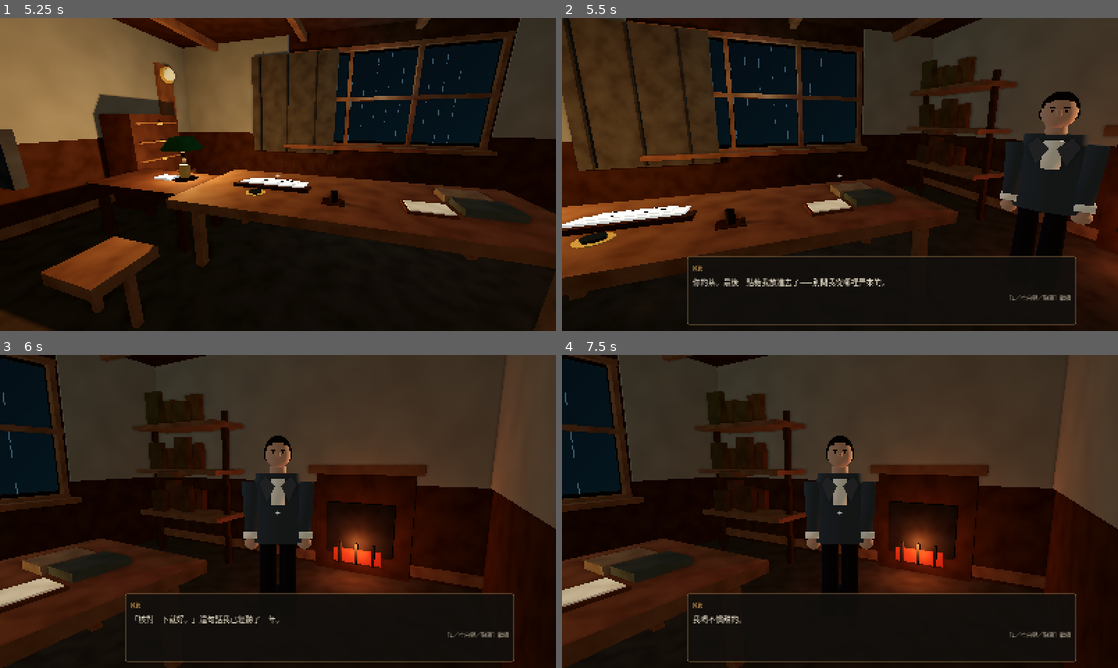
Above: before the commit, frames 1-4 (two rows, left to right).
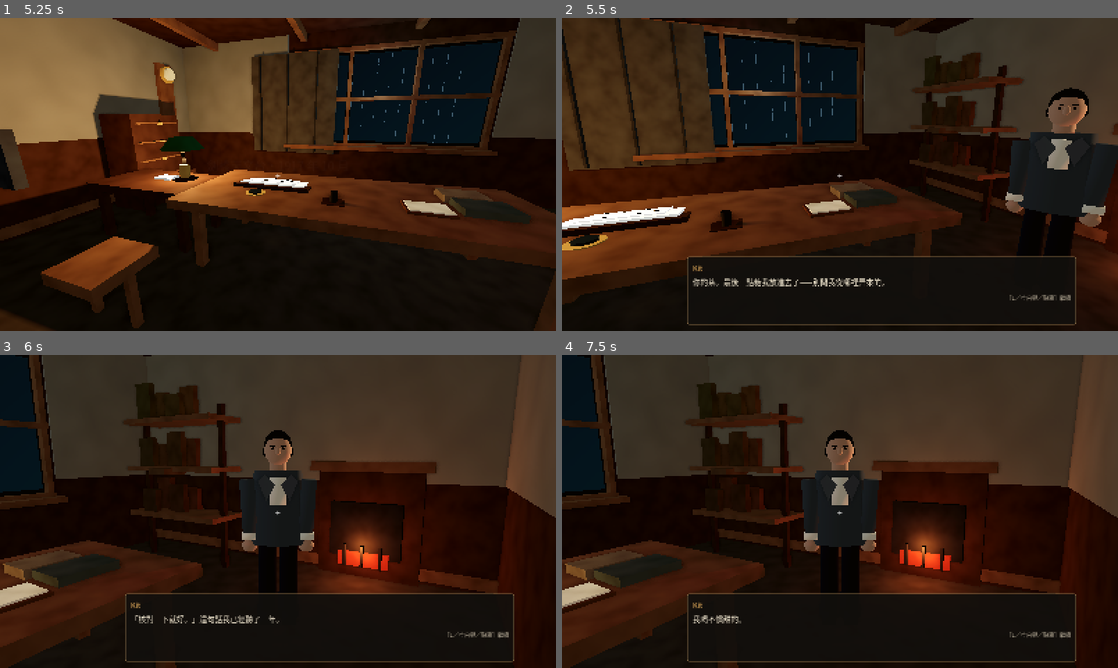
Above: after the commit, the same moments.

Repository: nurockplayer/eddington-1919
Game: Godot game, scene res://scenes/main.tscn
Two runs of this game, one before a commit and one after it. Both use one fixed random seed, a clock stepped at 60 frames per second and the inputs below.
Inputs (mouse positions are in pixels of both pictures, inside the frame that each line leads up to):
- Up to frame 1 (5.25 s): click "序章 劍橋，1917" at 0.5 s; tap Enter (ui_accept) at 1.25, 1.52, 2.75, 3.5, 4.25, 4.52 s; move the mouse to (400, 158) at 1.27 s; hold D (move_right) 1.28-2 s; hold E (interact) 1.28-2 s; click (400, 158) at 1.42 s; drag from (166, 190) to (250, 237) at 2.02 s; move the mouse to (333, 105) at 2.77 s; hold D (move_right) 2.78-3.5 s; tap Left (look_left) at 2.85 s; drag from (250, 237) to (111, 127) at 3.52 s; move the mouse to (444, 221) at 4.27 s; hold A (move_left) 4.28-5 s; tap Up (look_up) at 4.35 s; drag from (111, 127) to (194, 96) at 5.02 s
- Up to frame 2 (5.5 s): no input
- Up to frame 3 (6 s): move the mouse to (305, 511) at 5.77 s; hold S (move_back) from 5.78 s (still down); hold Space (shutter) from 5.78 s (still down); click (305, 511) at 5.92 s
- Up to frame 4 (7.5 s): release S (move_back) at 6.5 s; release Space (shutter) at 6.5 s; tap Enter (ui_accept) at 6.5 s; drag from (756, 433) to (728, 527) at 6.52 s; click "1. 「那你的糖呢？」" at 7.25 s

Frame 1 is identical in both runs. In frame 2, 11% of the frame differs, in the area x 0-100%, y 0-92%; in frame 3, 11%; in frame 4, 11%.

Commit message:
art(cambridge): people fix 1 — Eddington collar/tie, darker Ashby wool, far-speaker lens
- wool_umber #766A5D -> #4E463E (Ashby reads as dark wool, still separate from panelling)
- build_person formal regions take optional collar_drop / tie_half_width; Eddington
  uses a 6 cm collar and a 3.5 cm half-width tie over the suit's frilled shirt front
- _frame_speaker tweens the dialogue lens 55 -> 40 deg for speakers 2.5-4.5 m away
- GLBs rebuilt, G2 PASS; all 13 suites + 6-route e2e pass (2026-10-27 02:57 JST)

Co-Authored-By: Claude Opus 5.5 <noreply@anthropic.com>
Claude-Session: https://claude.ai/code/session_01WxmA3VaP65Wno4UBJsSXms

Diff:
--- a/scripts/cambridge/director.gd
+++ b/scripts/cambridge/director.gd
@@ -228,6 +228,11 @@
 	# Show the standing figure at conversation distance; keep the face in frame
 	# when a player talks from close to the actor's collision capsule.
 	var distance: float = Vector2(to_actor.x, to_actor.z).length()
+	# Far speakers get a longer lens so they don't read small behind a near figure.
+	if _lens_tween:
+		_lens_tween.kill()
+	_lens_tween = create_tween().set_trans(Tween.TRANS_SINE).set_ease(Tween.EASE_IN_OUT)
+	_lens_tween.tween_property(player.camera, "fov", lerpf(55.0, 40.0, smoothstep(2.5, 4.5, distance)), 0.4)
 	var focus_height := lerpf(1.5, 1.1, smoothstep(1.0, 2.5, distance))
 	var target := actor.global_position + Vector3(0, focus_height, 0)
 	var direction: Vector3 = target - player.camera.global_position
--- a/scripts/palette.gd
+++ b/scripts/palette.gd
@@ -33,7 +33,7 @@
 	"eye_dark": Color(0.118, 0.102, 0.090),  # structure
 	"hair_greying": Color(0.290, 0.259, 0.231),  # structure
 	"wool_slate": Color(0.376, 0.408, 0.459),  # structure
-	"wool_umber": Color(0.463, 0.416, 0.365),  # structure
+	"wool_umber": Color(0.306, 0.275, 0.243),  # structure
 	"wool_waistcoat": Color(0.286, 0.278, 0.278),  # structure
 }
 
--- a/tests/test_portrait.gd
+++ b/tests/test_portrait.gd
@@ -116,7 +116,7 @@
 		await process_frame
 	check(chapter.ui.dialog_active(), "ordinary Cambridge opening reaches dialogue")
 	await create_timer(0.5).timeout
-	check(is_equal_approx(chapter.player.camera.fov, 55.0), "dialogue settles at 55 degree FOV")
+	check(chapter.player.camera.fov >= 40.0 and chapter.player.camera.fov <= 55.0, "dialogue settles in the 40-55 degree lens range")
 	var tags: Array = []
 	for actor in [chapter.world.kit, chapter.world.mentor, chapter.world.eddington]:
 		for tag in actor.find_children("*", "Label3D", true, false):
Binary file changed: assets/models/ashby.glb
Binary file changed: assets/models/eddington_cambridge.glb
Binary file changed: docs/screens/cambridge-people/after-ashby.jpg
Binary file changed: docs/screens/cambridge-people/after-eddington.jpg
Binary file changed: docs/screens/cambridge-people/after-room.jpg
Not shown, added: scripts/totality_cues.gd.uid
Not shown, added: scripts/totality_strip.gd.uid
Not shown, added: tests/test_totality.gd.uid
Not shown, changed: art/palette.toml
Not shown, changed: art/people/people.toml
Not shown, changed: art/pipeline/blender/build_person.py
